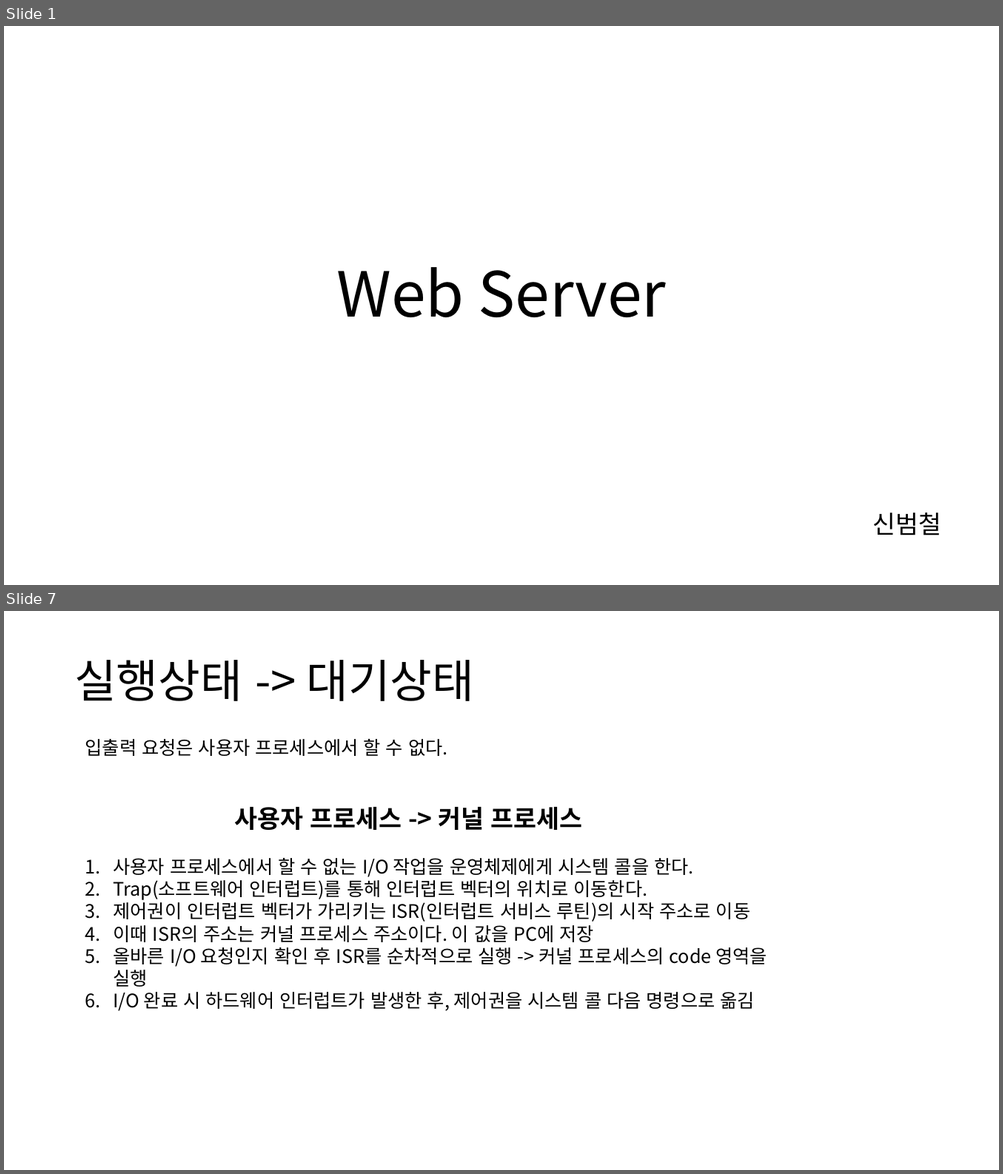
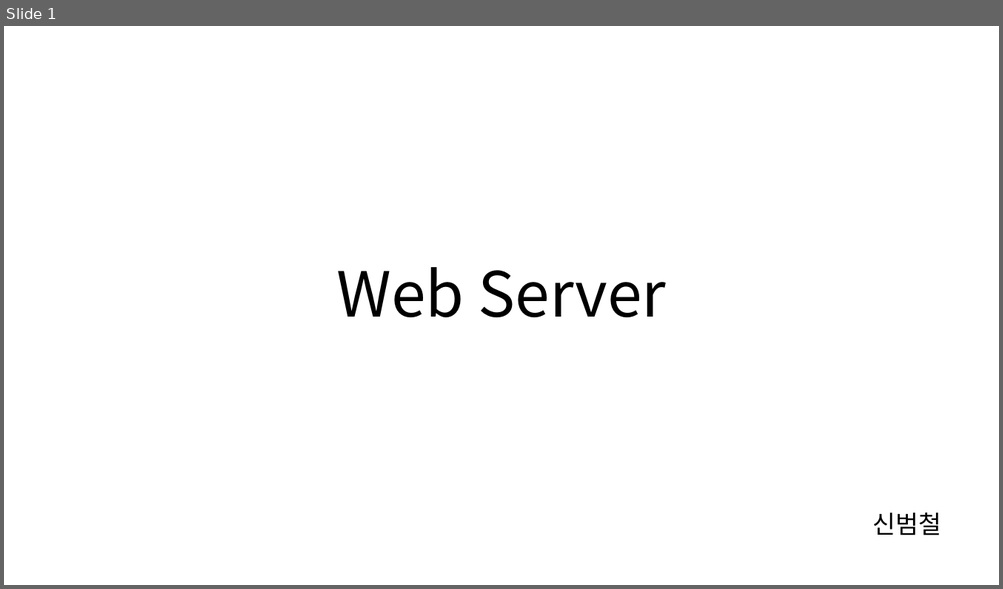
Before and after one commit to cs-study-org/cs-study, a slide deck: 16/beom/WebServer.pptx. Shown one above the other, each under a label of ours: slides 1 and 7 before the commit, slide 1 after it; the slides between them are not shown. The pictures are 1003x1174 and 1003x589 pixels, drawn with LibreOffice and Linux fonts; fonts in the diff are those of the drawing. Boxes give left, top, right and bottom in pixels: in the first picture for what was removed or moved away, otherwise in the second. Text is boxed around its words. In the diff, an @@ line names an element or a change of style, - is before the commit and + after.

```diff
--- a/16/beom/WebServer.pptx
+++ b/16/beom/WebServer.pptx
@@ slide 7 removed at bbox=[4, 611, 999, 1170], background #FFFFFF @@
@@ title removed at bbox=[74, 660, 475, 701] @@
-실행상태 -> 대기상태
@@ text removed at bbox=[85, 739, 767, 1011] @@
-입출력 요청은 사용자 프로세스에서 할 수 없다.
-사용자 프로세스 -> 커널 프로세스
-1. 사용자 프로세스에서 할 수 없는 I/O 작업을 운영체제에게 시스템 콜을 한다.
-2. Trap(소프트웨어 인터럽트)를 통해 인터럽트 벡터의 위치로 이동한다.
-3. 제어권이 인터럽트 벡터가 가리키는 ISR(인터럽트 서비스 루틴)의 시작 주소로 이동
-4. 이때 ISR의 주소는 커널 프로세스 주소이다. 이 값을 PC에 저장
-5. 올바른 I/O 요청인지 확인 후 ISR를 순차적으로 실행 -> 커널 프로세스의 code 영역을 실행
-6. I/O 완료 시 하드웨어 인터럽트가 발생한 후, 제어권을 시스템 콜 다음 명령으로 옮김
```
Also in this commit, not shown: 2 slides changed, 8 slides added, 8 other slides removed.
